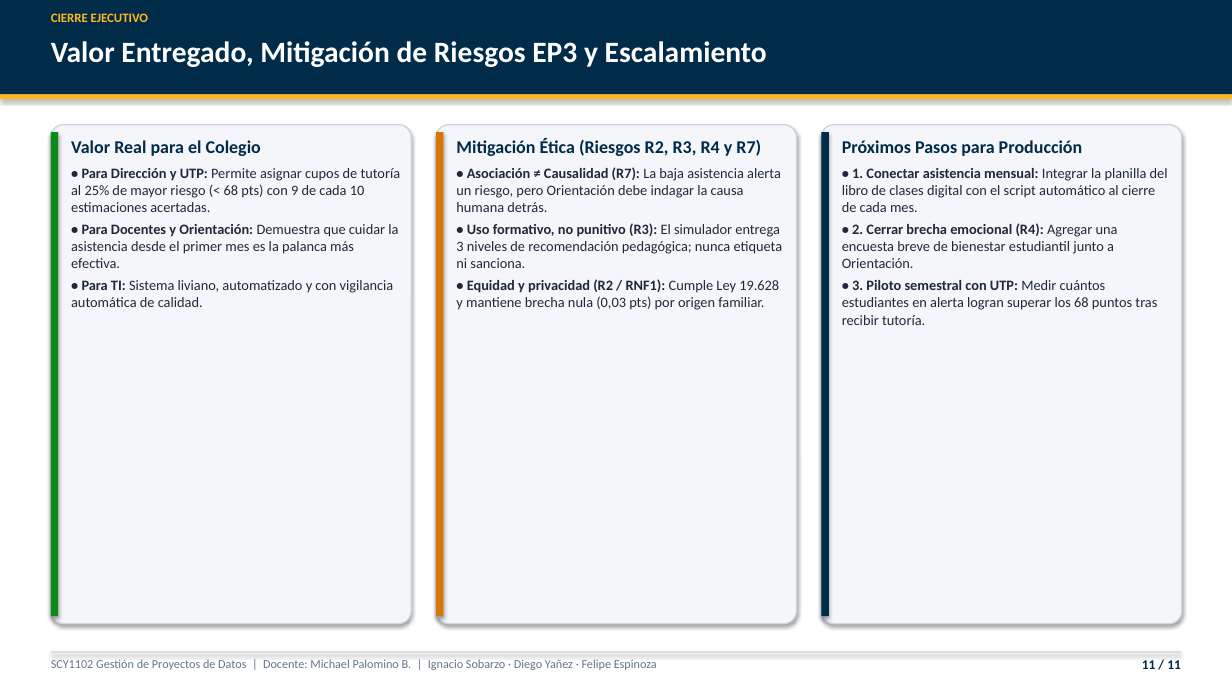
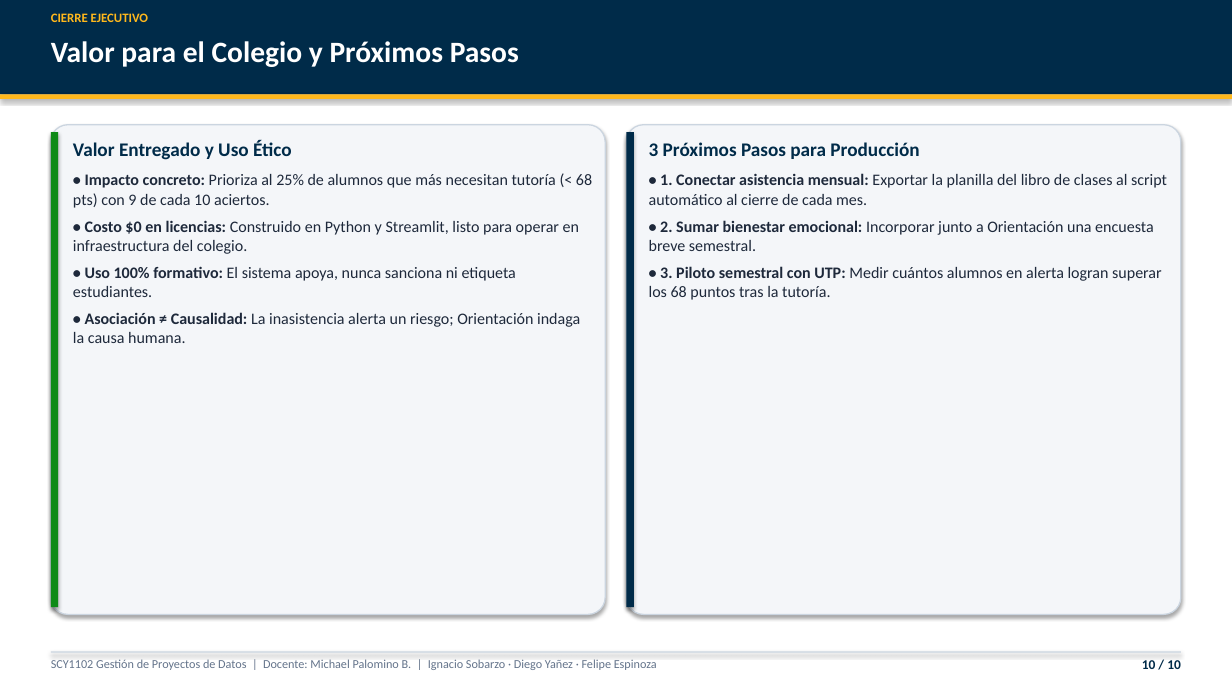
Before and after one commit to IjnacioS/Gestion, a slide deck: slide 10 of docs/entregables/Presentacion_EP6_Caso1_Matematicas.pptx (slide 11 before the commit). Drawn at 1232x693 pixels with LibreOffice and Linux fonts; fonts in the diff are those of the drawing. Boxes give left, top, right and bottom in pixels: in the first picture for what was removed or moved away, otherwise in the second. Text is boxed around its words. In the diff, an @@ line names an element or a change of style, - is before the commit and + after.

```diff
--- a/docs/entregables/Presentacion_EP6_Caso1_Matematicas.pptx
+++ b/docs/entregables/Presentacion_EP6_Caso1_Matematicas.pptx
@@ text at [51, 41, 519, 67]: text changed @@
-Valor Entregado, Mitigación de Riesgos EP3 y Escalamiento
+Valor para el Colegio y Próximos Pasos
@@ rectangle: place and size @@
-rectangle at [51, 132, 58, 616]
+rectangle at [51, 132, 58, 607]
@@ rounded rectangle: place and size @@
-rounded rectangle at [51, 125, 411, 624]
+rounded rectangle at [51, 125, 605, 615]
@@ text removed at [71, 140, 401, 307] @@
-Valor Real para el Colegio
-• Para Dirección y UTP: Permite asignar cupos de tutoría al 25% de mayor riesgo (< 68 pts) con 9 de cada 10 estimaciones acertadas.
-• Para Docentes y Orientación: Demuestra que cuidar la asistencia desde el primer mes es la palanca más efectiva.
-• Para TI: Sistema liviano, automatizado y con vigilancia automática de calidad.
@@ text added at [73, 141, 592, 343], 12.5 pt, text #1E293B @@
+Valor Entregado y Uso Ético
+• Impacto concreto: Prioriza al 25% de alumnos que más necesitan tutoría (< 68 pts) con 9 de cada 10 aciertos.
+• Costo $0 en licencias: Construido en Python y Streamlit, listo para operar en infraestructura del colegio.
+• Uso 100% formativo: El sistema apoya, nunca sanciona ni etiqueta estudiantes.
+• Asociación ≠ Causalidad: La inasistencia alerta un riesgo; Orientación indaga la causa humana.
@@ rounded rectangle removed at [436, 125, 797, 624] @@
@@ rectangle removed at [436, 132, 444, 616] @@
@@ text removed at [456, 139, 783, 310] @@
-Mitigación Ética (Riesgos R2, R3, R4 y R7)
-• Asociación ≠ Causalidad (R7): La baja asistencia alerta un riesgo, pero Orientación debe indagar la causa humana detrás.
-• Uso formativo, no punitivo (R3): El simulador entrega 3 niveles de recomendación pedagógica; nunca etiqueta ni sanciona.
-• Equidad y privacidad (R2 / RNF1): Cumple Ley 19.628 y mantiene brecha nula (0,03 pts) por origen familiar.
@@ rounded rectangle: place and size @@
-rounded rectangle at [822, 125, 1182, 624]
+rounded rectangle at [627, 125, 1181, 615]
@@ rectangle: place and size @@
-rectangle at [822, 132, 829, 616]
+rectangle at [627, 132, 634, 607]
@@ text at [649, 142, 1167, 300]: text changed; size 11.2 to 12.5 pt @@
-Próximos Pasos para Producción
-• 1. Conectar asistencia mensual: Integrar la planilla del libro de clases digital con el script automático al cierre de cada mes.
-• 2. Cerrar brecha emocional (R4): Agregar una encuesta breve de bienestar estudiantil junto a Orientación.
-• 3. Piloto semestral con UTP: Medir cuántos estudiantes en alerta logran superar los 68 puntos tras recibir tutoría.
+3 Próximos Pasos para Producción
+• 1. Conectar asistencia mensual: Exportar la planilla del libro de clases al script automático al cierre de cada mes.
+• 2. Sumar bienestar emocional: Incorporar junto a Orientación una encuesta breve semestral.
+• 3. Piloto semestral con UTP: Medir cuántos alumnos en alerta logran superar los 68 puntos tras la tutoría.
@@ text at [1142, 660, 1181, 669]: text changed @@
-11 / 11
+10 / 10
```
Also in this commit, not shown: 8 other slides changed, 1 slide added, 2 slides removed, 5 other files.
